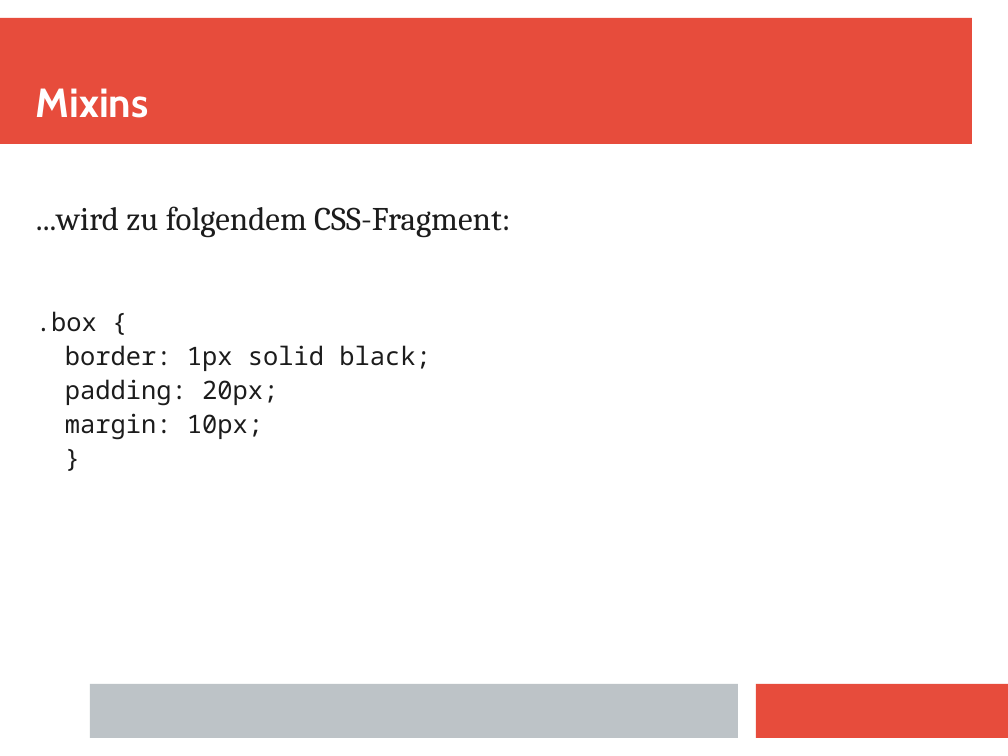
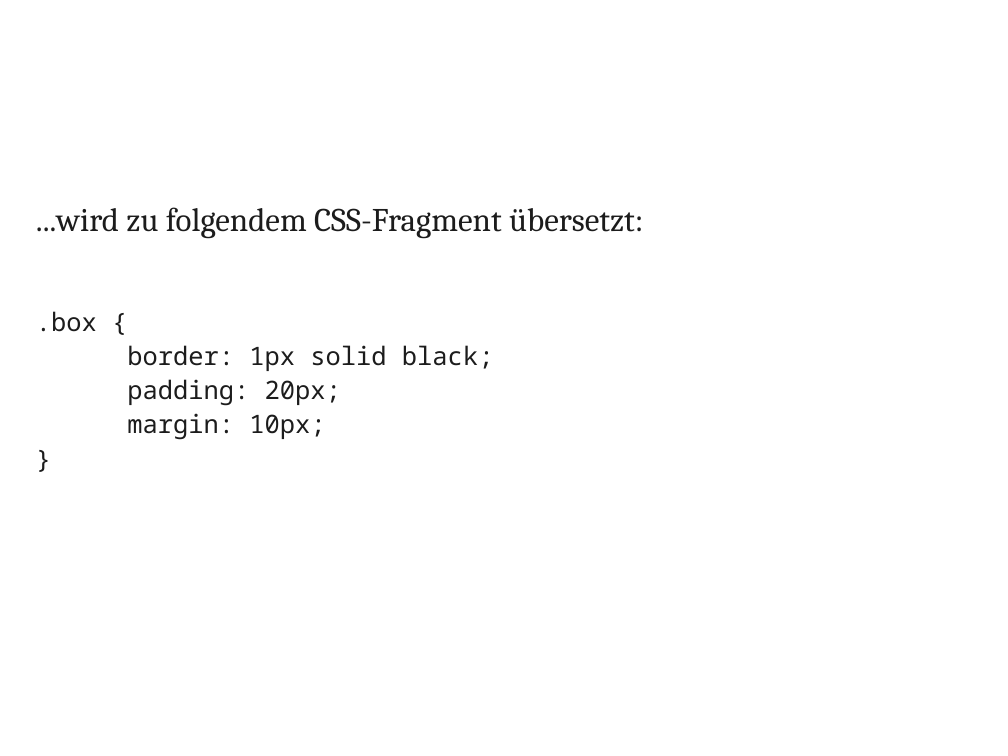
Before and after one commit to Skatgott/Sass-Demo, a slide deck: slide 12 of praesentation/praesentation.pptx. Drawn at 1008x756 pixels with LibreOffice and Linux fonts; fonts in the diff are those of the drawing; background and template pictures are left out. Boxes give left, top, right and bottom in pixels: in the first picture for what was removed or moved away, otherwise in the second. Text is boxed around its words. In the diff, an @@ line names an element or a change of style, - is before the commit and + after.

Commit message:
change presentation layout

```diff
--- a/praesentation/praesentation.pptx
+++ b/praesentation/praesentation.pptx
@@ rectangle removed at [0, 18, 972, 145] @@
@@ text "Mixins" rewrapped from [36, 88, 149, 118] to [36, 36, 971, 125] @@
@@ text at [36, 207, 644, 238]: text changed @@
-...wird zu folgendem CSS-Fragment:
+...wird zu folgendem CSS-Fragment übersetzt:
@@ text at [127, 345, 494, 440]: list level 2 to 1 in "border: 1px solid black;"; list level 2 to 1 in "padding: 20px;"; list level 2 to 1 in "margin: 10px;" @@
@@ rectangle removed at [90, 684, 738, 738] @@
@@ rectangle removed at [756, 684, 1008, 738] @@
```
Also in this commit, not shown: 12 other slides changed.
